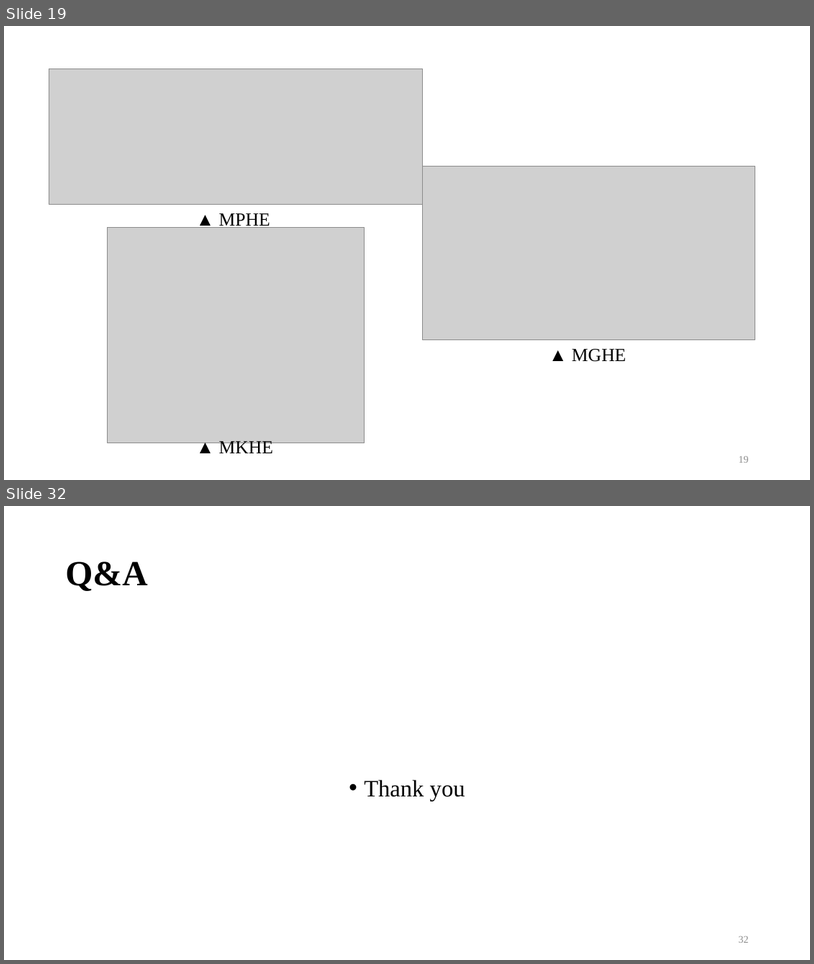
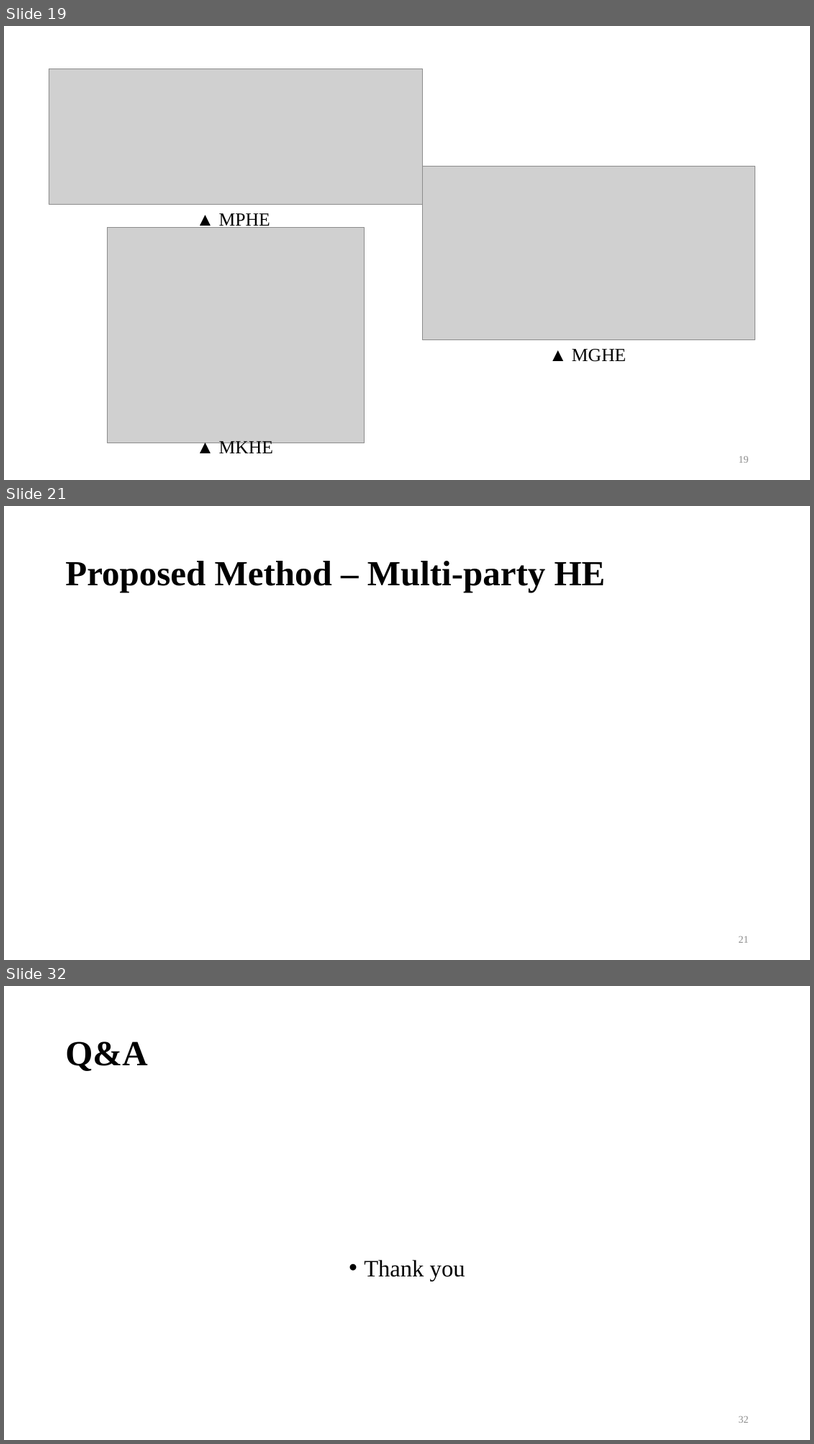
Before and after one commit to bernie6401/NTU_CNS, a slide deck: Final Project/Final Project.pptx. Shown one above the other, each under a label of ours: slides 19 and 32 before the commit, slides 19, 21 and 32 after it; the slides between them are not shown. The pictures are 814x964 and 814x1444 pixels, drawn with LibreOffice and Linux fonts; fonts in the diff are those of the drawing; grey boxes stand for pictures; background and template pictures are left out. Boxes give left, top, right and bottom in pixels: in the first picture for what was removed or moved away, otherwise in the second. Text is boxed around its words. In the diff, an @@ line names an element or a change of style, - is before the commit and + after.

```diff
--- a/Final Project/Final Project.pptx
+++ b/Final Project/Final Project.pptx
@@ slide 21 added at [4,506,810,960], background #FFFFFF @@
@@ title added at [65,561,606,592], 42 pt, text #000000, bold @@
+Proposed Method – Multi-party HE
@@ page number added at [739,936,749,942], 12 pt, text #8C8C8C @@
+21
```
Also in this commit, not shown: 9 slides changed, 5 other slides added, 6 slides removed, 1 other file.
